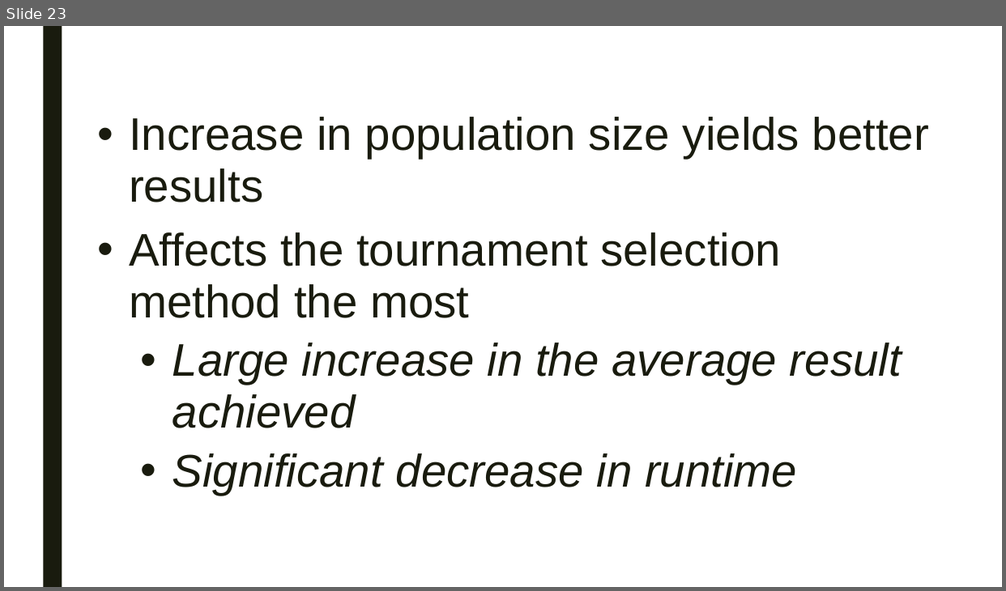
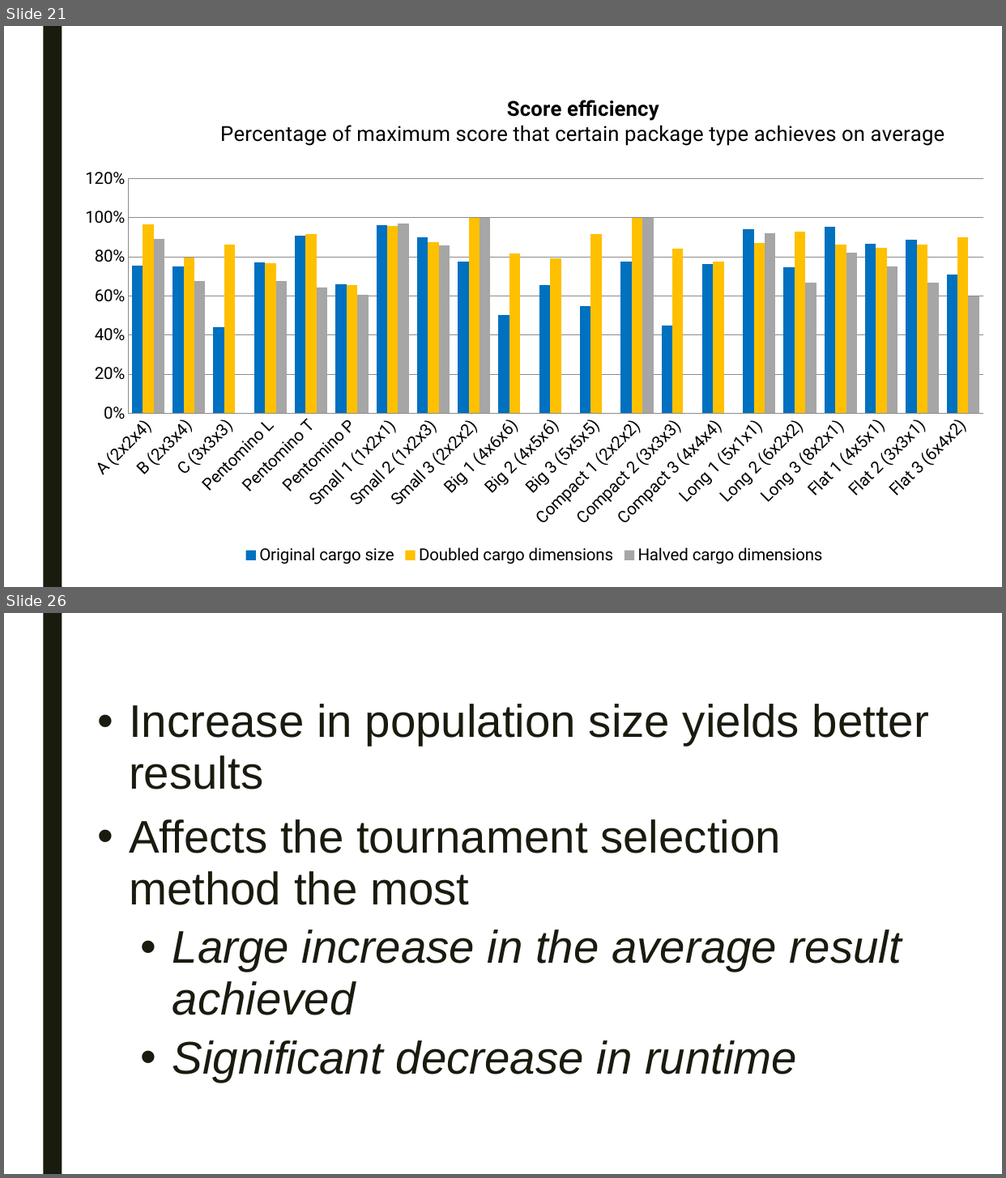
Before and after one commit to swengeler/PP3, a slide deck: Report, presentation and related stuff/Knapsack_problem.pptx. Shown one above the other, each under a label of ours: slide 23 before the commit, slides 21 and 26 after it; the slides between them are not shown. The pictures are 1006x591 and 1006x1178 pixels, drawn with LibreOffice and Linux fonts; fonts in the diff are those of the drawing. Boxes give left, top, right and bottom in pixels: in the first picture for what was removed or moved away, otherwise in the second. Text is boxed around its words. In the diff, an @@ line names an element or a change of style, - is before the commit and + after.

```diff
--- a/Report, presentation and related stuff/Knapsack_problem.pptx
+++ b/Report, presentation and related stuff/Knapsack_problem.pptx
@@ slide 21 added at (4,26,1002,587), background #FFFFFF; not listed: 1 template element that a slide beside it also shows @@
@@ column chart added at (67,89,1002,569) @@
+title "Score efficiency Percentage of maximum score that certain package type achieves on average"
+categories: A (2x2x4), B (2x3x4), C (3x3x3), Pentomino L, Pentomino T, Pentomino P, Small 1 (1x2x1), Small 2 (1x2x3), Small 3 (2x2x2), Big 1 (4x6x6), Big 2 (4x5x6), Big 3 (5x5x5), Compact 1 (2x2x2), Compact 2 (3x3x3), Compact 3 (4x4x4), Long 1 (5x1x1), Long 2 (6x2x2), Long 3 (8x2x1), Flat 1 (4x5x1), Flat 2 (3x3x1), Flat 3 (6x4x2)
+Original cargo size: 0.75, 0.75, 0.44, 0.77, 0.91, 0.66, 0.96, 0.9, 0.78, 0.5, 0.66, 0.55, 0.78, 0.45, 0.76, 0.94, 0.75, 0.95, 0.87, 0.89, 0.71
+Doubled cargo dimensions: 0.96, 0.79, 0.86, 0.77, 0.91, 0.65, 0.96, 0.87, 1, 0.82, 0.79, 0.92, 1, 0.84, 0.78, 0.87, 0.93, 0.86, 0.85, 0.86, 0.9
+Halved cargo dimensions: 0.89, 0.67, 0, 0.67, 0.64, 0.61, 0.97, 0.86, 1, 0, 0, 0, 1, 0, 0, 0.92, 0.67, 0.82, 0.75, 0.67, 0.6
@@ what was slide 23 is now slide 26 @@
```
Also in this commit, not shown: 13 slides changed, 12 other slides added, 8 slides removed.
